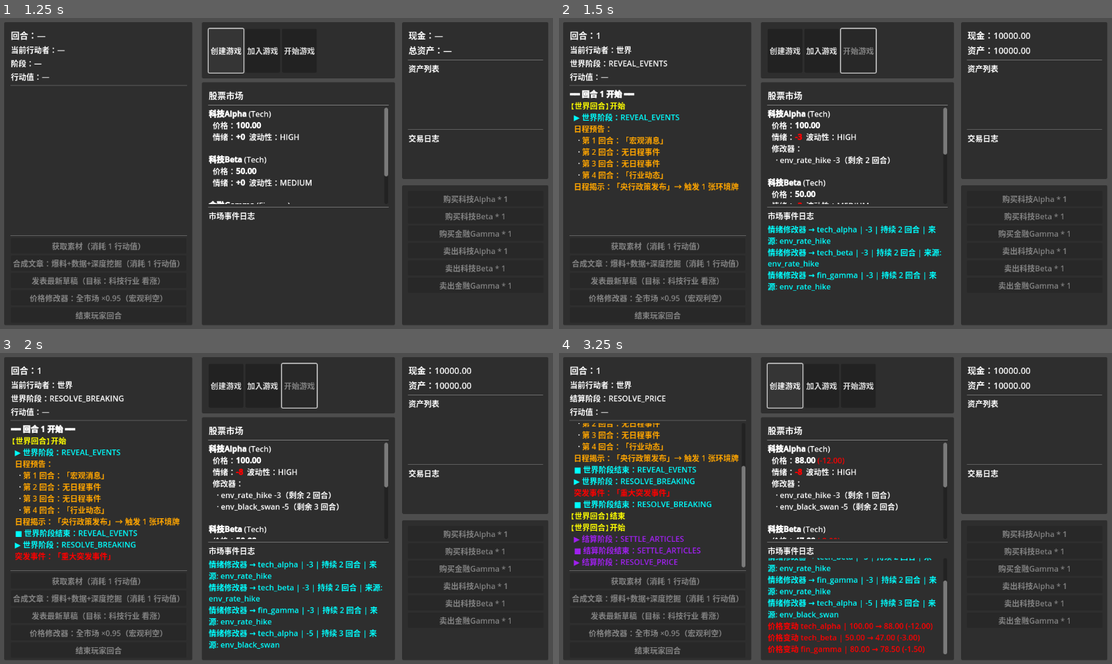
Above: before the commit, frames 1-4 (two rows, left to right).
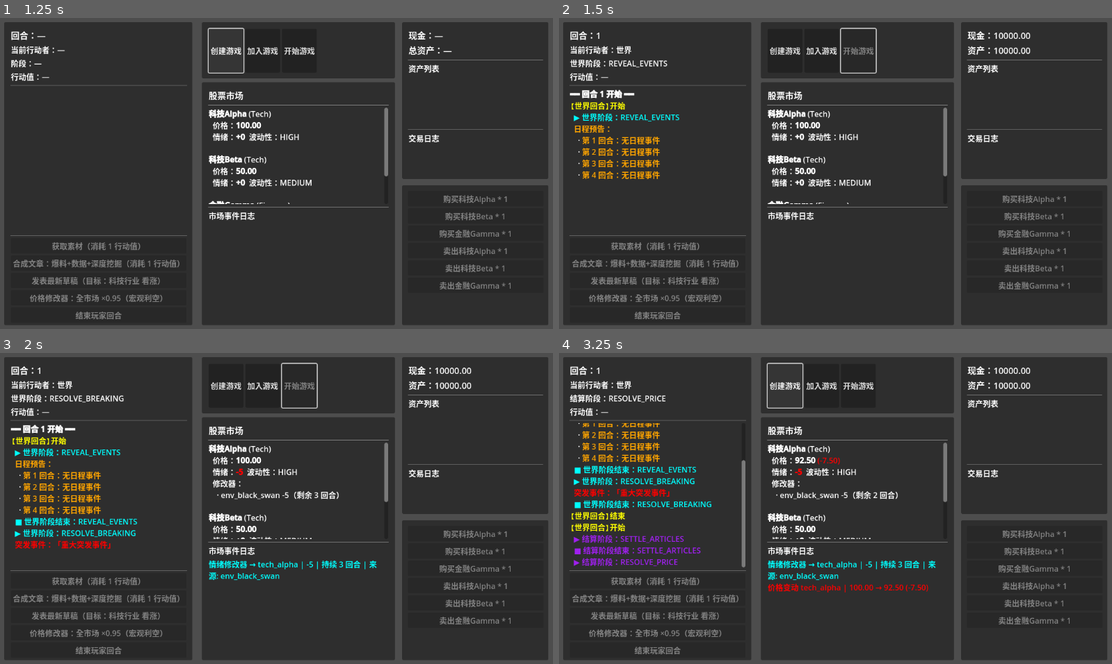
Above: after the commit, the same moments.

Repository: PrimeChuJiang/StockLegend
Game: Godot game, scene res://Scenes/test_turn.tscn
Same seed, same stepped clock (60 frames per second), same inputs: the game is played once before the commit and once after it.
Inputs:
- Up to frame 1 (1.25 s): click "创建游戏" at 0.5 s
- Up to frame 2 (1.5 s): click "开始游戏" at 1.25 s
- Up to frame 3 (2 s): no input
- Up to frame 4 (3.25 s): click "加入游戏" at 2 s; click "创建游戏" at 2.75 s

Frame 1 is identical in both runs. In frame 2, 3.4% of the frame differs, in the area x 2-71%, y 37-88%; in frame 3, 4.4%; in frame 4, 4.8%, in the area x 2-71%, y 22-97%.

Commit message:
更新新一版的策划文档
完成了整体框架的闭环设计，可以开始进行游戏原型的编码了

Diff:
--- a/Scripts/test/test_turn.gd
+++ b/Scripts/test/test_turn.gd
@@ -353,7 +353,7 @@
 	var mgr := ScheduleManager.new()
 	mgr.scheduled_pool = [cfg_macro, cfg_industry]
 	mgr.breaking_pool = [cfg_breaking]
-	mgr.game_turns = 5
+	mgr.game_turns = 10
 	mgr.breaking_chance = 0.3
 	return mgr.generate()
 
Not shown, changed: .claude/settings.local.json
Not shown, changed: Doc/GDD_out.md
Not shown, added: Doc/GDD_v1.0.5.pdf
Not shown, changed: Doc/GDD_v1.md
